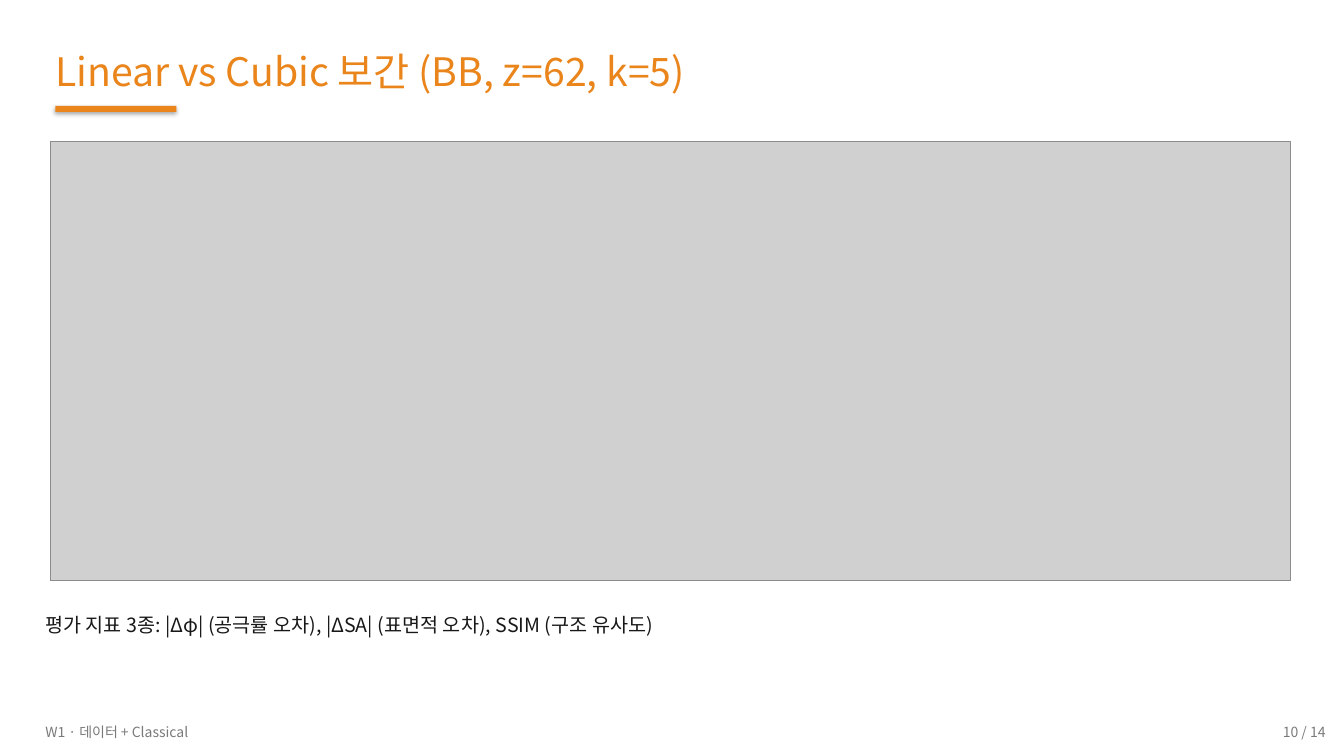
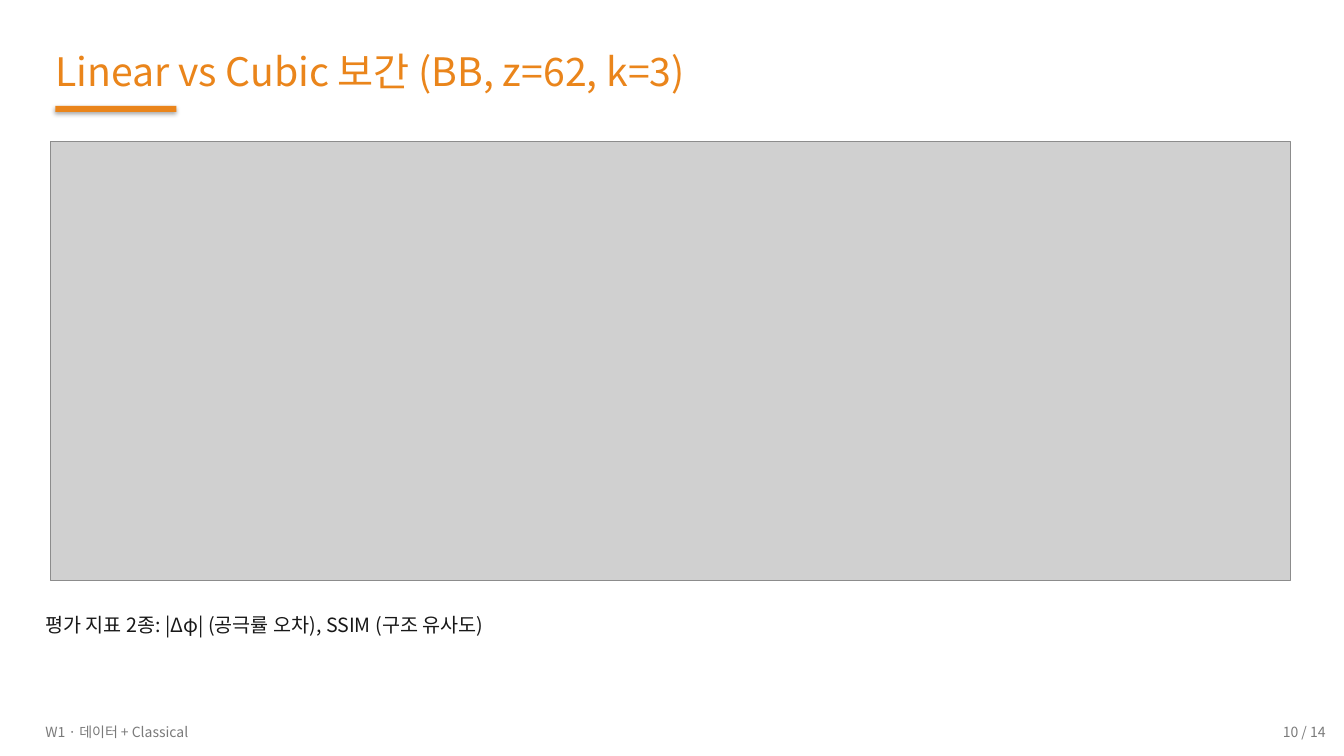
Before and after one commit to 01willy/Digital_rock_DL_Education, a slide deck: slide 10 of web/downloads/shared/w1/W1.pptx. Drawn at 1344x756 pixels with LibreOffice and Linux fonts; fonts in the diff are those of the drawing; grey boxes stand for pictures. Boxes give left, top, right and bottom in pixels: in the first picture for what was removed or moved away, otherwise in the second. Text is boxed around its words. In the diff, an @@ line names an element or a change of style, - is before the commit and + after.

```diff
--- a/web/downloads/shared/w1/W1.pptx
+++ b/web/downloads/shared/w1/W1.pptx
@@ text at (x1=55, y1=53, x2=684, y2=94): text changed @@
-Linear vs Cubic 보간 (BB, z=62, k=5)
+Linear vs Cubic 보간 (BB, z=62, k=3)
@@ text at (x1=45, y1=615, x2=484, y2=638): text changed @@
-평가 지표 3종: |Δφ| (공극률 오차), |ΔSA| (표면적 오차), SSIM (구조 유사도)
+평가 지표 2종: |Δφ| (공극률 오차), SSIM (구조 유사도)
```
Also in this commit, not shown: 3 other slides changed, 30 other files.
